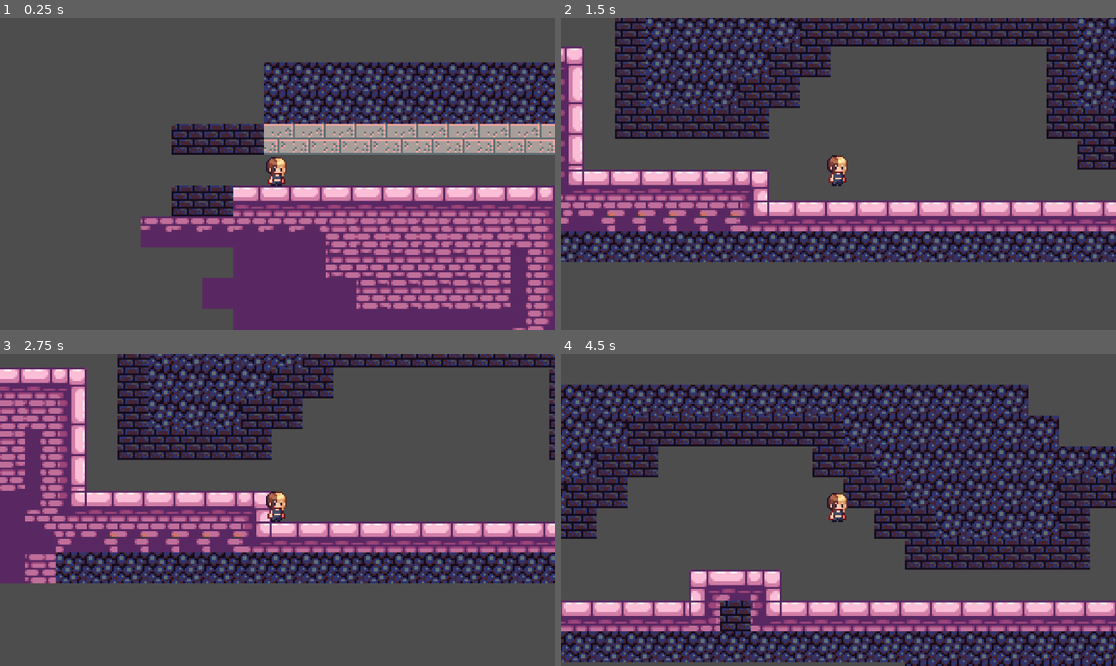
Above: before the commit, frames 1-4 (two rows, left to right).
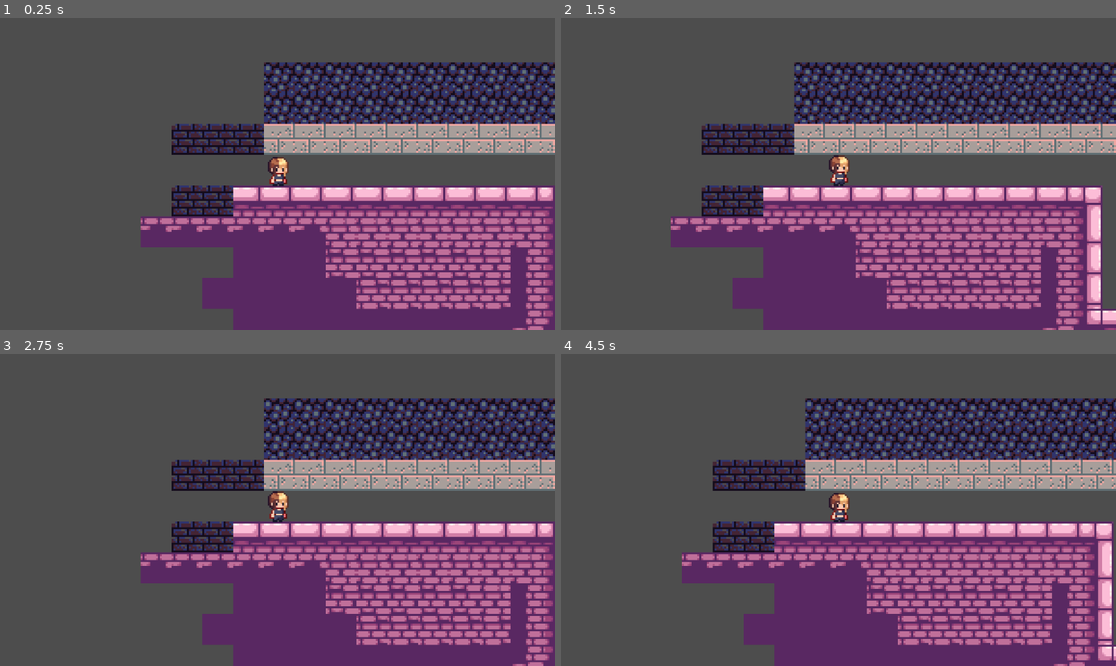
Above: after the commit, the same moments.

Repository: Matarzyna/UKSW-Kitty-Rush-gr-3
Game: Godot game, scene res://Mapa_0.tscn
Same seed, same stepped clock (60 frames per second), same inputs: the game is played once before the commit and once after it.
Inputs:
- Up to frame 1 (0.25 s): no input
- Up to frame 2 (1.5 s): tap Enter (ui_accept) at 0.5, 0.6, 0.77, 1.07, 1.35 s; hold Right (ui_right) from 0.53 s (still down)
- Up to frame 3 (2.75 s): tap Enter (ui_accept) at 1.52, 1.82, 2.1 s; release Right (ui_right) at 2.03 s; hold Left (ui_left) from 2.03 s (still down)
- Up to frame 4 (4.5 s): release Left (ui_left) at 2.78 s; hold Right (ui_right) 2.78-4.28 s; tap Enter (ui_accept) at 2.85, 3.02, 3.32, 3.6, 3.77, 4.07, 4.35 s; hold Left (ui_left) from 4.28 s (still down)

The runs differ from the first frame. In frame 1, 0.2% of the frame differs, in the area x 47-52%, y 44-54%; in frame 2, 75%, in the area x 0-100%, y 0-100%; in frame 3, 72%; in frame 4, 71%.

Commit message:
Już [poprawna wersja razem z sprawdzaniem kolizji

Diff:
--- a/Mapa_0.tscn
+++ b/Mapa_0.tscn
@@ -957,22 +957,26 @@
 tile_map_data = PackedByteArray("AAAAAAYAAwAEAAIAAAABAAYAAwAEAAIAAAACAAYAAwAEAAIAAAADAAYAAwAEAAIAAAAEAAYAAwAEAAIAAAAFAA …(11488 unchanged characters)…
 tile_set = SubResource("TileSet_xmgo7")
 
-[node name="Studentka" type="CharacterBody2D" parent="TileMapLayer"]
+[node name="Studentka" type="CharacterBody2D" parent="."]
 script = ExtResource("5_01dd0")
 
-[node name="AnimatedSprite2D" type="AnimatedSprite2D" parent="TileMapLayer/Studentka"]
-position = Vector2(-42, 87)
+[node name="AnimatedSprite2D" type="AnimatedSprite2D" parent="Studentka"]
+position = Vector2(-41, 87)
 scale = Vector2(0.833333, 0.833333)
 sprite_frames = SubResource("SpriteFrames_uir1p")
 autoplay = "default"
 frame_progress = 0.404235
 
-[node name="CollisionShape2D" type="CollisionShape2D" parent="TileMapLayer/Studentka"]
+[node name="CollisionShape2D" type="CollisionShape2D" parent="Studentka"]
 position = Vector2(-41, 90)
 scale = Vector2(0.833333, 0.833333)
 shape = SubResource("CapsuleShape2D_uiwhr")
 
-[node name="Camera2D" type="Camera2D" parent="TileMapLayer/Studentka"]
+[node name="Camera2D" type="Camera2D" parent="Studentka"]
 position = Vector2(-41, 90)
 scale = Vector2(0.833333, 0.833333)
 zoom = Vector2(4, 4)
+
+[node name="RayCast2D" type="RayCast2D" parent="Studentka"]
+position = Vector2(-41, 90)
+target_position = Vector2(0, 16)
--- /dev/null
+++ b/character_body_2d.gd
@@ -0,0 +1,25 @@
+extends CharacterBody2D
+
+
+const SPEED = 300.0
+const JUMP_VELOCITY = -400.0
+
+
+func _physics_process(delta: float) -> void:
+	# Add the gravity.
+	if not is_on_floor():
+		velocity += get_gravity() * delta
+
+	# Handle jump.
+	if Input.is_action_just_pressed("ui_accept") and is_on_floor():
+		velocity.y = JUMP_VELOCITY
+
+	# Get the input direction and handle the movement/deceleration.
+	# As good practice, you should replace UI actions with custom gameplay actions.
+	var direction := Input.get_axis("ui_left", "ui_right")
+	if direction:
+		velocity.x = direction * SPEED
+	else:
+		velocity.x = move_toward(velocity.x, 0, SPEED)
+
+	move_and_slide()
--- a/project.godot
+++ b/project.godot
@@ -15,6 +15,33 @@
 config/features=PackedStringArray("4.3", "Forward Plus")
 config/icon="res://assets/icon.svg"
 
+[input]
+
+up={
+"deadzone": 0.5,
+"events": [Object(InputEventKey,"resource_local_to_scene":false,"resource_name":"","device":-1,"window_id":0,"alt_pressed":false,"shift_pressed":false,"ctrl_pressed":false,"meta_pressed":false,"pressed":false,"keycode":0,"physical_keycode":87,"key_label":0,"unicode":119,"location":0,"echo":false,"script":null)
+, Object(InputEventKey,"resource_local_to_scene":false,"resource_name":"","device":-1,"window_id":0,"alt_pressed":false,"shift_pressed":false,"ctrl_pressed":false,"meta_pressed":false,"pressed":false,"keycode":0,"physical_keycode":4194320,"key_label":0,"unicode":0,"location":0,"echo":false,"script":null)
+]
+}
+down={
+"deadzone": 0.5,
+"events": [Object(InputEventKey,"resource_local_to_scene":false,"resource_name":"","device":-1,"window_id":0,"alt_pressed":false,"shift_pressed":false,"ctrl_pressed":false,"meta_pressed":false,"pressed":false,"keycode":0,"physical_keycode":83,"key_label":0,"unicode":115,"location":0,"echo":false,"script":null)
+, Object(InputEventKey,"resource_local_to_scene":false,"resource_name":"","device":-1,"window_id":0,"alt_pressed":false,"shift_pressed":false,"ctrl_pressed":false,"meta_pressed":false,"pressed":false,"keycode":0,"physical_keycode":4194322,"key_label":0,"unicode":0,"location":0,"echo":false,"script":null)
+]
+}
+left={
+"deadzone": 0.5,
+"events": [Object(InputEventKey,"resource_local_to_scene":false,"resource_name":"","device":-1,"window_id":0,"alt_pressed":false,"shift_pressed":false,"ctrl_pressed":false,"meta_pressed":false,"pressed":false,"keycode":0,"physical_keycode":65,"key_label":0,"unicode":97,"location":0,"echo":false,"script":null)
+, Object(InputEventKey,"resource_local_to_scene":false,"resource_name":"","device":-1,"window_id":0,"alt_pressed":false,"shift_pressed":false,"ctrl_pressed":false,"meta_pressed":false,"pressed":false,"keycode":0,"physical_keycode":4194319,"key_label":0,"unicode":0,"location":0,"echo":false,"script":null)
+]
+}
+right={
+"deadzone": 0.5,
+"events": [Object(InputEventKey,"resource_local_to_scene":false,"resource_name":"","device":-1,"window_id":0,"alt_pressed":false,"shift_pressed":false,"ctrl_pressed":false,"meta_pressed":false,"pressed":false,"keycode":0,"physical_keycode":68,"key_label":0,"unicode":100,"location":0,"echo":false,"script":null)
+, Object(InputEventKey,"resource_local_to_scene":false,"resource_name":"","device":-1,"window_id":0,"alt_pressed":false,"shift_pressed":false,"ctrl_pressed":false,"meta_pressed":false,"pressed":false,"keycode":0,"physical_keycode":4194321,"key_label":0,"unicode":0,"location":0,"echo":false,"script":null)
+]
+}
+
 [rendering]
 
 textures/canvas_textures/default_texture_filter=0
--- a/scripts/studentka.gd
+++ b/scripts/studentka.gd
@@ -1,25 +1,57 @@
-extends CharacterBody2D
 
 
-const SPEED = 300.0
-const JUMP_VELOCITY = -400.0
+extends CharacterBody2D
+@export var tile_size = 16  # Rozmiar kafelka (w pikselach)
+@export var move_time = 0.5  # Czas ruchu w sekundach
+@onready var animated_sprite_2d = $AnimatedSprite2D  # Ścieżka do AnimatedSprite2D
+@onready var ray = $RayCast2D
+
+var is_moving = false  # Flaga kontrolująca, czy postać obecnie się porusza
+var move_direction = Vector2.ZERO  # Kierunek ruchu
+var move_timer = 0.0  # Licznik czasu dla ruchu
+var start_position = Vector2.ZERO  # Pozycja początkowa ruchu
 
 
-func _physics_process(delta: float) -> void:
-	# Add the gravity.
-	if not is_on_floor():
-		velocity += get_gravity() * delta
+func _physics_process(delta):
+	if is_moving:
+		# Kontynuuj ruch
+		move_timer += delta
+		var progress = move_timer / move_time
+		if progress >= 1.0:
+			progress = 1.0
+			is_moving = false  # Ruch zakończony
 
-	# Handle jump.
-	if Input.is_action_just_pressed("ui_accept") and is_on_floor():
-		velocity.y = JUMP_VELOCITY
+		# Interpoluj między pozycją startową a końcową
+		global_position = start_position + move_direction * tile_size * progress
+	else:
+		# Sprawdź wejście gracza
+		handle_input()
 
-	# Get the input direction and handle the movement/deceleration.
-	# As good practice, you should replace UI actions with custom gameplay actions.
-	var direction := Input.get_axis("ui_left", "ui_right")
-	if direction:
-		velocity.x = direction * SPEED
-	else:
-		velocity.x = move_toward(velocity.x, 0, SPEED)
+func handle_input():
+	if Input.is_action_just_pressed("ui_up"):
+		ray.set_target_position(Vector2.UP * 16)
+		ray.force_raycast_update()
+		if !ray.is_colliding():
+			start_movement(Vector2.UP, "up")
+	elif Input.is_action_just_pressed("ui_down"):
+		ray.set_target_position(Vector2.DOWN * 16)
+		ray.force_raycast_update()
+		if !ray.is_colliding():
+			start_movement(Vector2.DOWN, "face_down")
+	elif Input.is_action_just_pressed("ui_left"):
+		ray.set_target_position(Vector2.LEFT * 16)
+		ray.force_raycast_update()
+		if !ray.is_colliding():
+			start_movement(Vector2.LEFT, "left")
+	elif Input.is_action_just_pressed("ui_right"):
+		ray.set_target_position(Vector2.RIGHT * 16)
+		ray.force_raycast_update()
+		if !ray.is_colliding():
+			start_movement(Vector2.RIGHT, "right")
 
-	move_and_slide()
+func start_movement(direction: Vector2, animation: String):
+	is_moving = true
+	move_direction = direction
+	move_timer = 0.0
+	start_position = global_position
+	animated_sprite_2d.play(animation)
